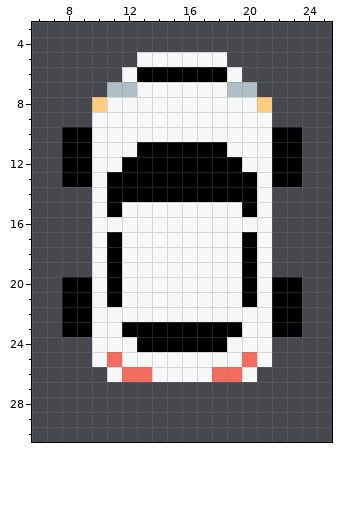
A pixel-art file gets an edit: Assets/Art/Car.aseprite. Above: the version before the commit.
32x32 pixels, 1 frame. Shown: x 6..25, y 3..30.
After:
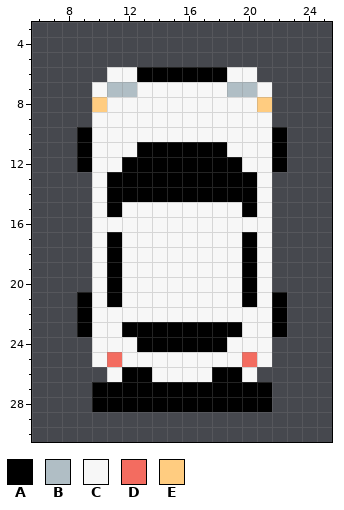
Palette (. is transparent): A #000000  B #b0bec5  C #f7f7f7  D #f36c60  E #ffcc80
Difference:
layer "Body/Body 1 - Box Copy" added
layer "Lights/Lights 0" added
layer "Wing/Wing 0" added
layer "Tires 2" removed
layer "Body 2" removed
layer "Lights" removed
@@ x 6..25 @@
  4 ....................
- 5 .......CCCCCC.......
- 6 ......CAAAAAAC......
- 7 .....BBCCCCCCBB.....
+ 5 ....................
+ 6 .....CCAAAAAACC.....
+ 7 ....CBBCCCCCCBBC....
  8 ....ECCCCCCCCCCE....
  9 ....CCCCCCCCCCCC....
-10 ..AACCCCCCCCCCCCAA..
-11 ..AACCCAAAAAACCCAA..
-12 ..AACCAAAAAAAACCAA..
-13 ..AACAAAAAAAAAACAA..
+10 ...ACCCCCCCCCCCCA...
+11 ...ACCCAAAAAACCCA...
+12 ...ACCAAAAAAAACCA...
+13 ....CAAAAAAAAAAC....
 14 ....CAAAAAAAAAAC....
@@ x 6..25 @@
 19 ....CACCCCCCCCAC....
-20 ..AACACCCCCCCCACAA..
-21 ..AACACCCCCCCCACAA..
-22 ..AACCCCCCCCCCCCAA..
-23 ..AACCAAAAAAAACCAA..
+20 ....CACCCCCCCCAC....
+21 ...ACACCCCCCCCACA...
+22 ...ACCCCCCCCCCCCA...
+23 ...ACCAAAAAAAACCA...
 24 ....CCCAAAAAACCC....
 25 ....CDCCCCCCCCDC....
-26 .....CDDCCCCDDC.....
-27 ....................
-28 ....................
+26 .....CAACCCCAAC.....
+27 ....AAAAAAAAAAAA....
+28 ....AAAAAAAAAAAA....
 29 ....................
Pixel boxes of the changes (left, top, right, bottom) in both pictures:
changed: (62, 52, 302, 187)
erased: (62, 277, 92, 337)
changed: (92, 277, 302, 412)
